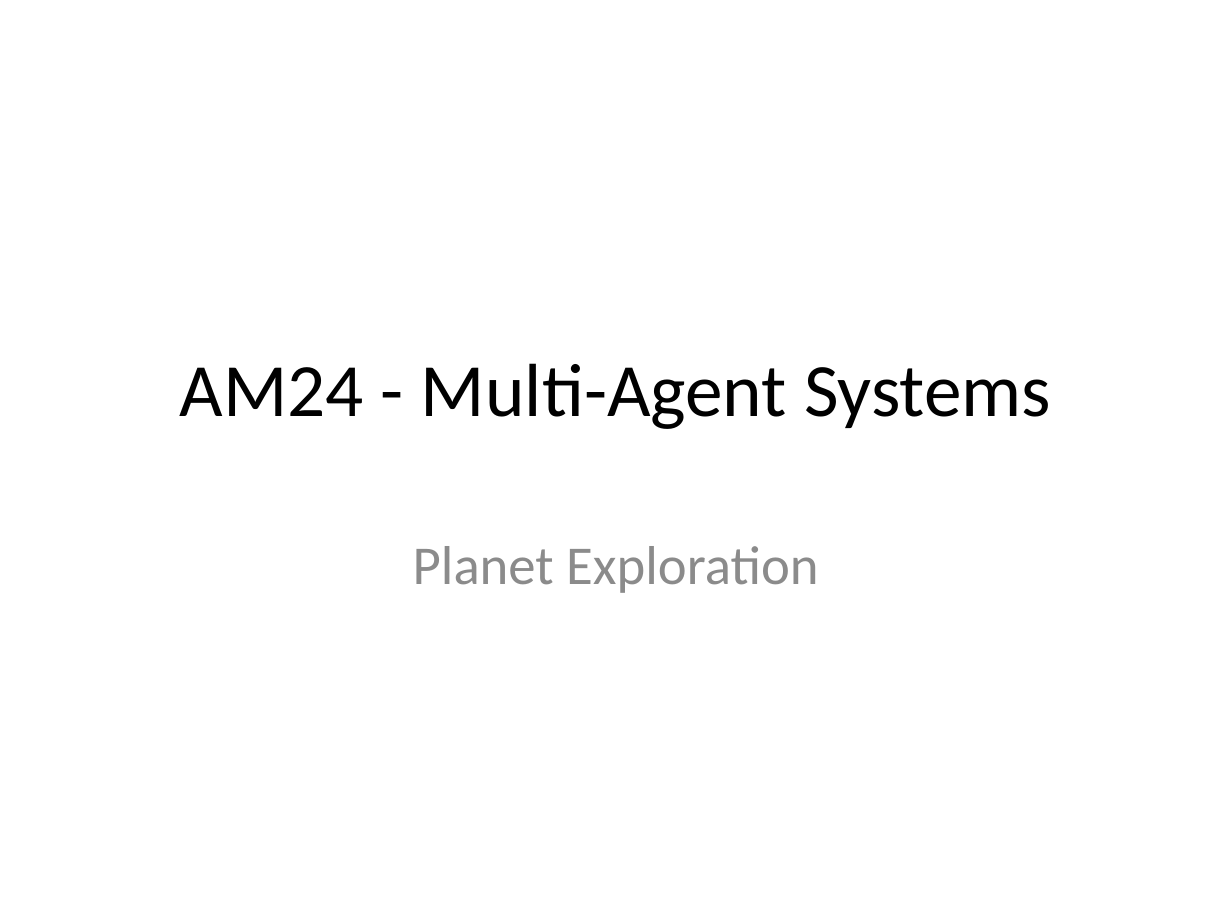
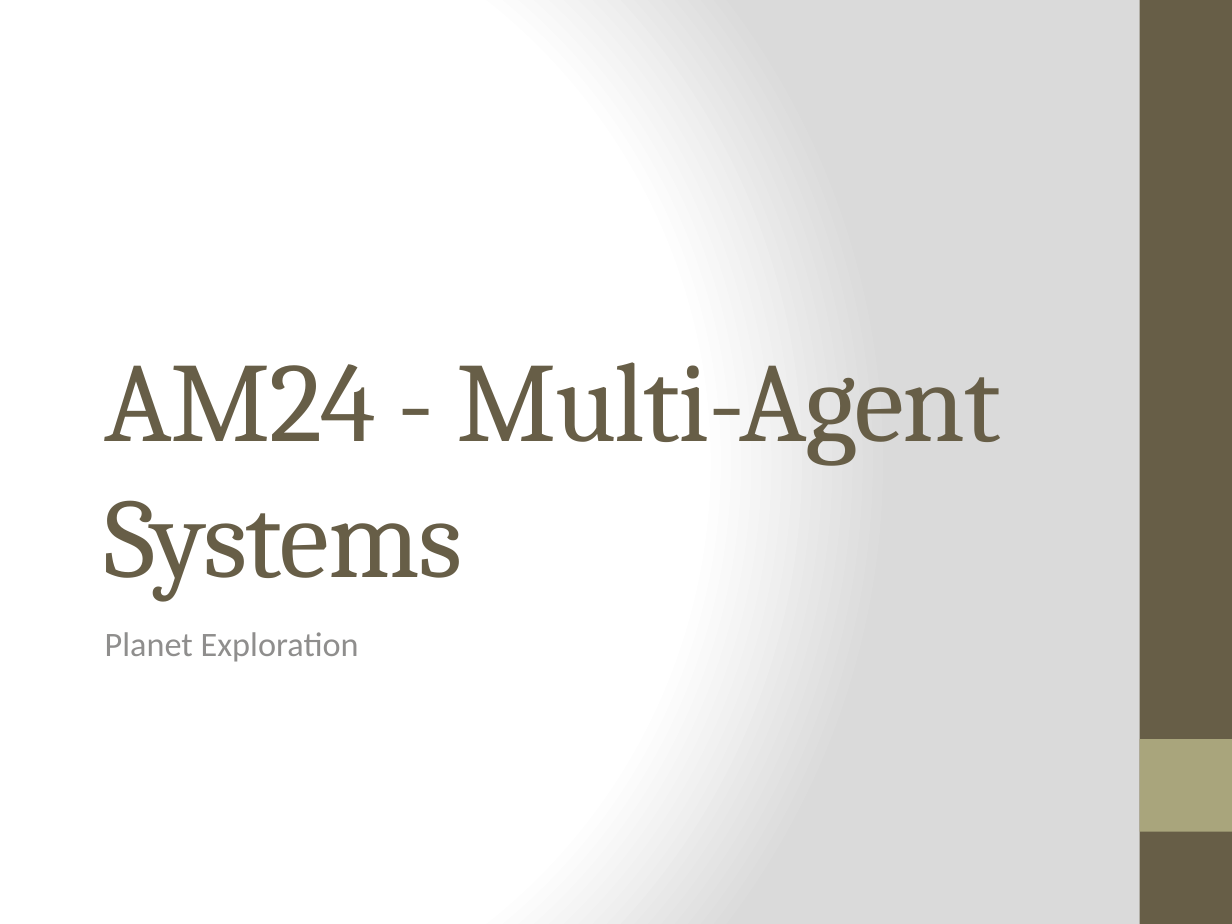
Before and after one commit to isurup/kalle-martin-group, a slide deck: slide 1 of AM24/report and docs/AM24 - presentation.pptx. Drawn at 1232x924 pixels with LibreOffice and Linux fonts; fonts in the diff are those of the drawing. Boxes give left, top, right and bottom in pixels: in the first picture for what was removed or moved away, otherwise in the second. Text is boxed around its words. In the diff, an @@ line names an element or a change of style, - is before the commit and + after.

```diff
--- a/AM24/report and docs/AM24 - presentation.pptx
+++ b/AM24/report and docs/AM24 - presentation.pptx
@@ background #FFFFFF to gradient #FFFFFF to #DADADA @@
@@ rectangle added at <box>1140,0,1232,924</box>, fill #675E47 @@
@@ title "AM24 - Multi-Agent Systems": place and size @@
-title "AM24 - Multi-Agent Systems" at <box>180,363,1051,429</box>
+title "AM24 - Multi-Agent Systems" at <box>105,362,1000,602</box>
@@ title "AM24 - Multi-Agent Systems" at <box>105,362,1000,602</box>: size 44 to 66 pt, font Calibri to Cambria, text colour #000000 to #675E47, letter spacing 0 to -1 pt; alignment centre to left; vertical alignment middle to bottom @@
@@ subtitle "Planet Exploration": place and size @@
-subtitle "Planet Exploration" at <box>413,546,818,593</box>
+subtitle "Planet Exploration" at <box>105,632,359,662</box>
@@ subtitle "Planet Exploration" at <box>105,632,359,662</box>: size 32 to 20 pt, text colour #8C8C8C to #8F8F8D; alignment centre to left; less space between paragraphs @@
@@ rectangle added at <box>1140,739,1232,832</box>, fill #A9A57C @@
```
Also in this commit, not shown: 9 other slides changed.
